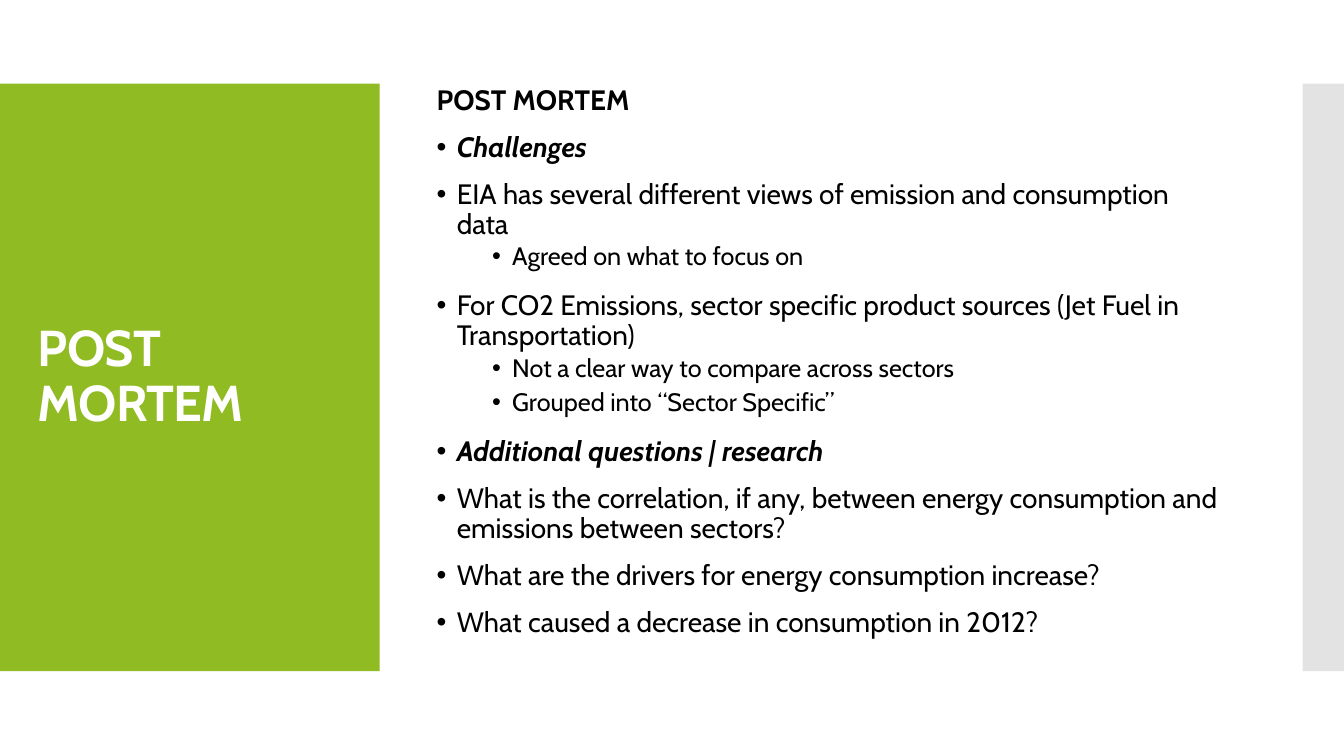
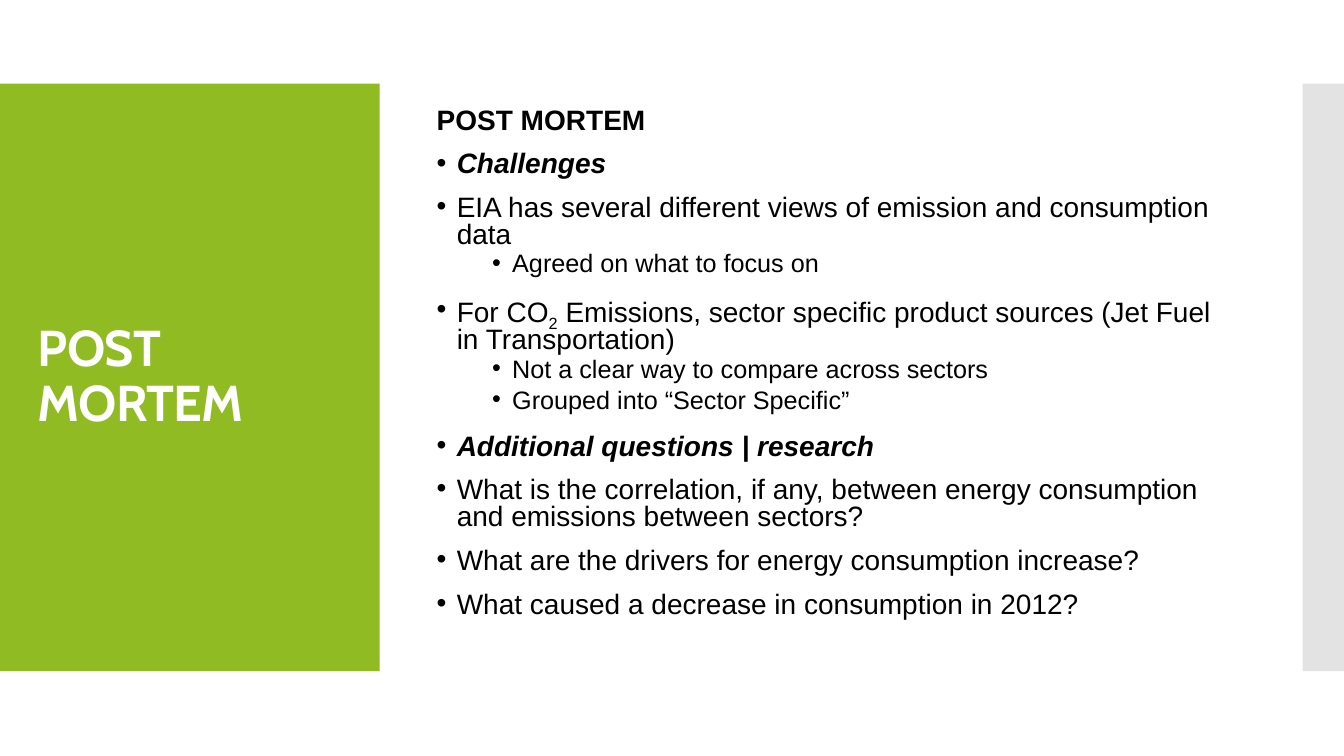
Before and after one commit to DanielMJones2005/Project-1, a slide deck: slide 18 of 20190729 Energizers_Project_1_Presentation.v2.pptx. Drawn at 1344x756 pixels with LibreOffice and Linux fonts; fonts in the diff are those of the drawing. Boxes give left, top, right and bottom in pixels: in the first picture for what was removed or moved away, otherwise in the second. Text is boxed around its words. In the diff, an @@ line names an element or a change of style, - is before the commit and + after.

Commit message:
presentation edits

```diff
--- a/20190729 Energizers_Project_1_Presentation.v2.pptx
+++ b/20190729 Energizers_Project_1_Presentation.v2.pptx
@@ text "POST MORTEM" at bbox=[437, 110, 1210, 619]: font Cabin to Arial; now subscript in "CO2"; line spacing 0.9 to 0.8 @@
```
Also in this commit, not shown: 4 other slides changed.
